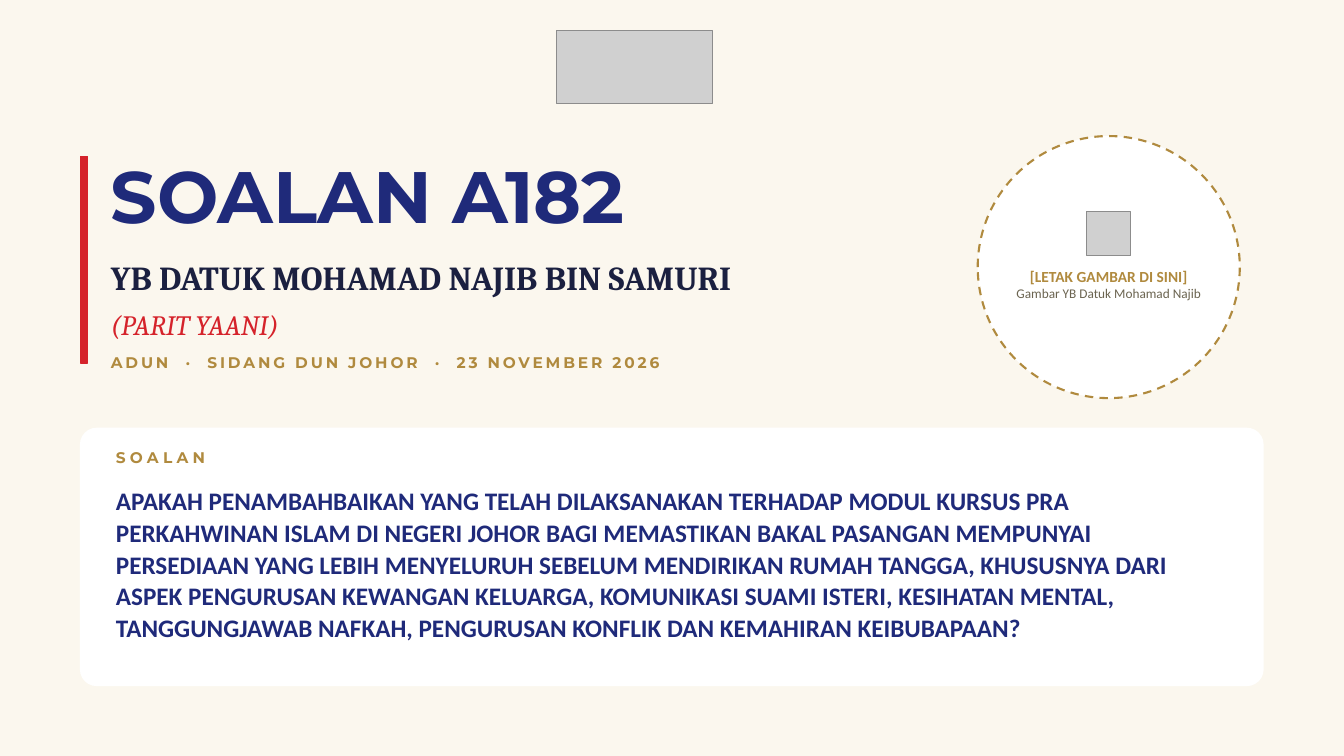
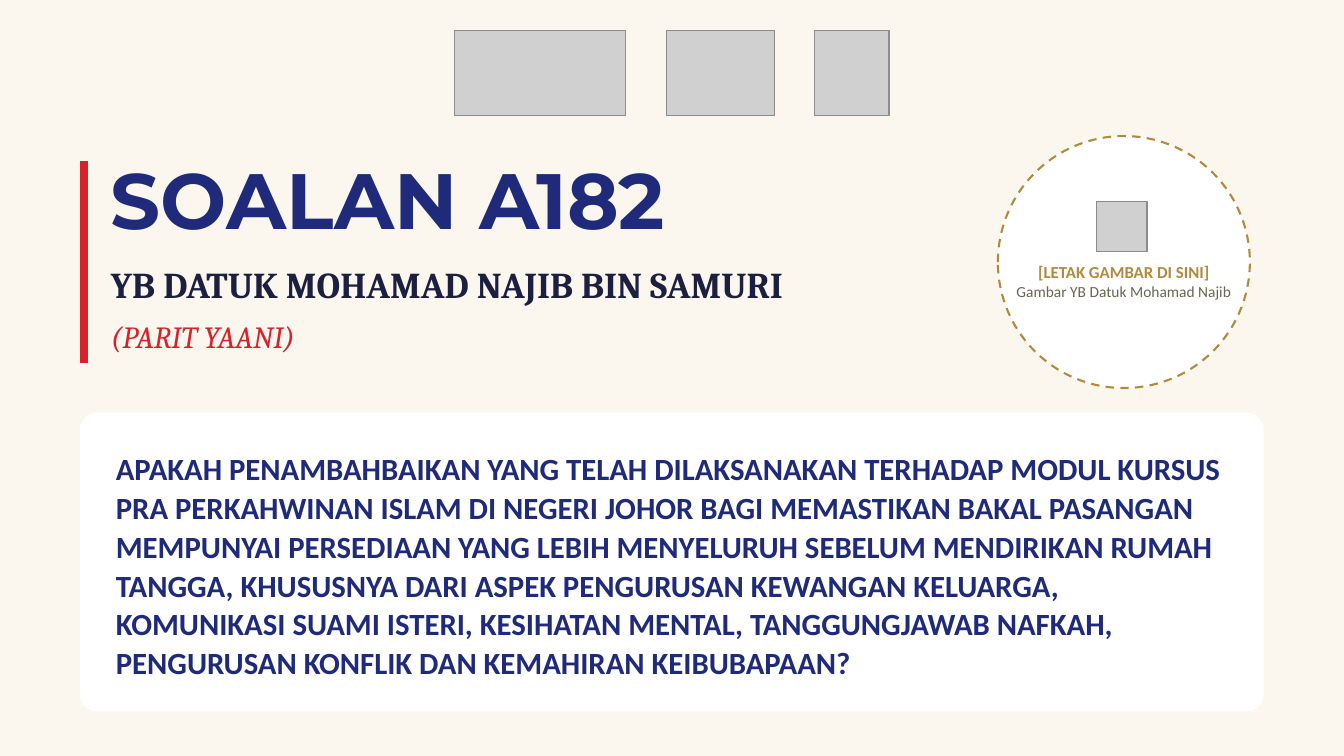
Before and after one commit to nawaljoe/Nawal, a slide deck: slide 2 of Infografik_Soalan_Lisan_A182_Belanjawan2027.pptx. Drawn at 1344x756 pixels with LibreOffice and Linux fonts; fonts in the diff are those of the drawing; grey boxes stand for pictures. Boxes give left, top, right and bottom in pixels: in the first picture for what was removed or moved away, otherwise in the second. Text is boxed around its words. In the diff, an @@ line names an element or a change of style, - is before the commit and + after.

```diff
--- a/Infografik_Soalan_Lisan_A182_Belanjawan2027.pptx
+++ b/Infografik_Soalan_Lisan_A182_Belanjawan2027.pptx
@@ picture: place and size @@
-picture at (557,30,713,104)
+picture at (455,30,625,116)
@@ picture added at (666,30,774,116) @@
@@ picture added at (815,30,889,116) @@
@@ ellipse: place and size @@
-ellipse at (978,136,1240,398)
+ellipse at (998,136,1250,388)
@@ rectangle: place and size @@
-rectangle at (81,156,88,363)
+rectangle at (81,161,88,363)
@@ text "SOALAN A182" at (111,173,666,230): size 52 to 56 pt @@
@@ picture: place and size @@
-picture at (1087,212,1131,256)
+picture at (1097,202,1147,252)
@@ text "YB DATUK MOHAMAD NAJIB BIN ..." at (111,273,783,306): size 24 to 26 pt @@
@@ text "[LETAK GAMBAR DI SINI]" at (1016,265,1231,300): size 11 to 12 pt in "[LETAK GAMBAR DI SINI]"; size 9.5 to 11 pt in "Gambar YB Datuk Mohamad Najib" @@
@@ text "(PARIT YAANI)": place and size @@
-text "(PARIT YAANI)" at (111,315,279,339)
+text "(PARIT YAANI)" at (111,326,295,353)
@@ text "(PARIT YAANI)" at (111,326,295,353): size 20 to 22 pt @@
@@ text removed at (111,357,659,368) @@
-ADUN · SIDANG DUN JOHOR · 23 NOVEMBER 2026
@@ rounded rectangle: place and size @@
-rounded rectangle at (81,429,1263,686)
+rounded rectangle at (81,413,1263,711)
@@ rounded rectangle at (81,413,1263,711): proportions changed @@
@@ text "APAKAH PENAMBAHBAIKAN YANG TELAH DILAKSANAKAN ...": place and size @@
-text "APAKAH PENAMBAHBAIKAN YANG TELAH DILAKSANAKAN ..." at (116,493,1166,640)
+text "APAKAH PENAMBAHBAIKAN YANG TELAH DILAKSANAKAN ..." at (116,460,1220,675)
@@ text "APAKAH PENAMBAHBAIKAN YANG TELAH DILAKSANAKAN ..." at (116,460,1220,675): size 18 to 22 pt; vertical alignment top to middle @@
@@ text removed at (116,452,205,463) @@
-SOALAN
```
Also in this commit, not shown: 8 other slides changed, 7 slides added.
